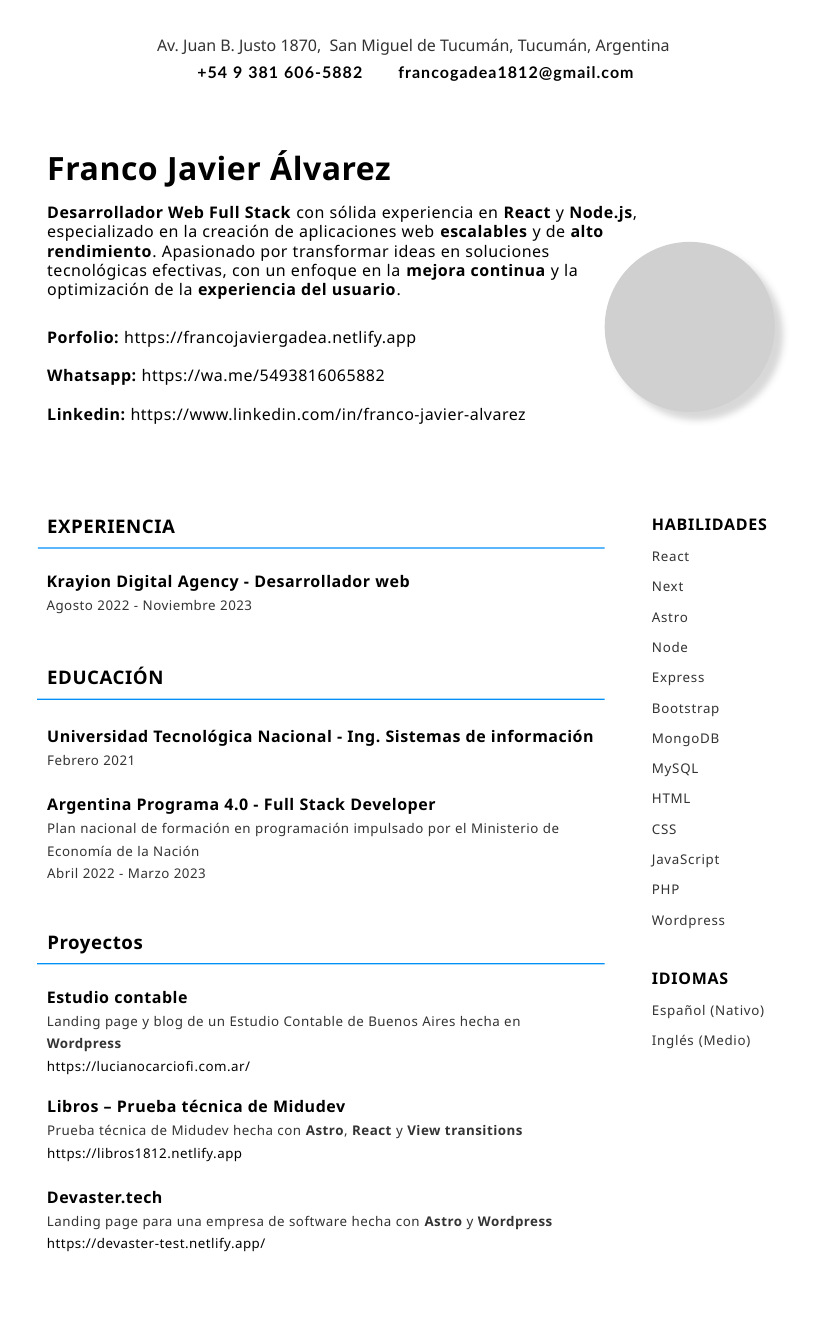
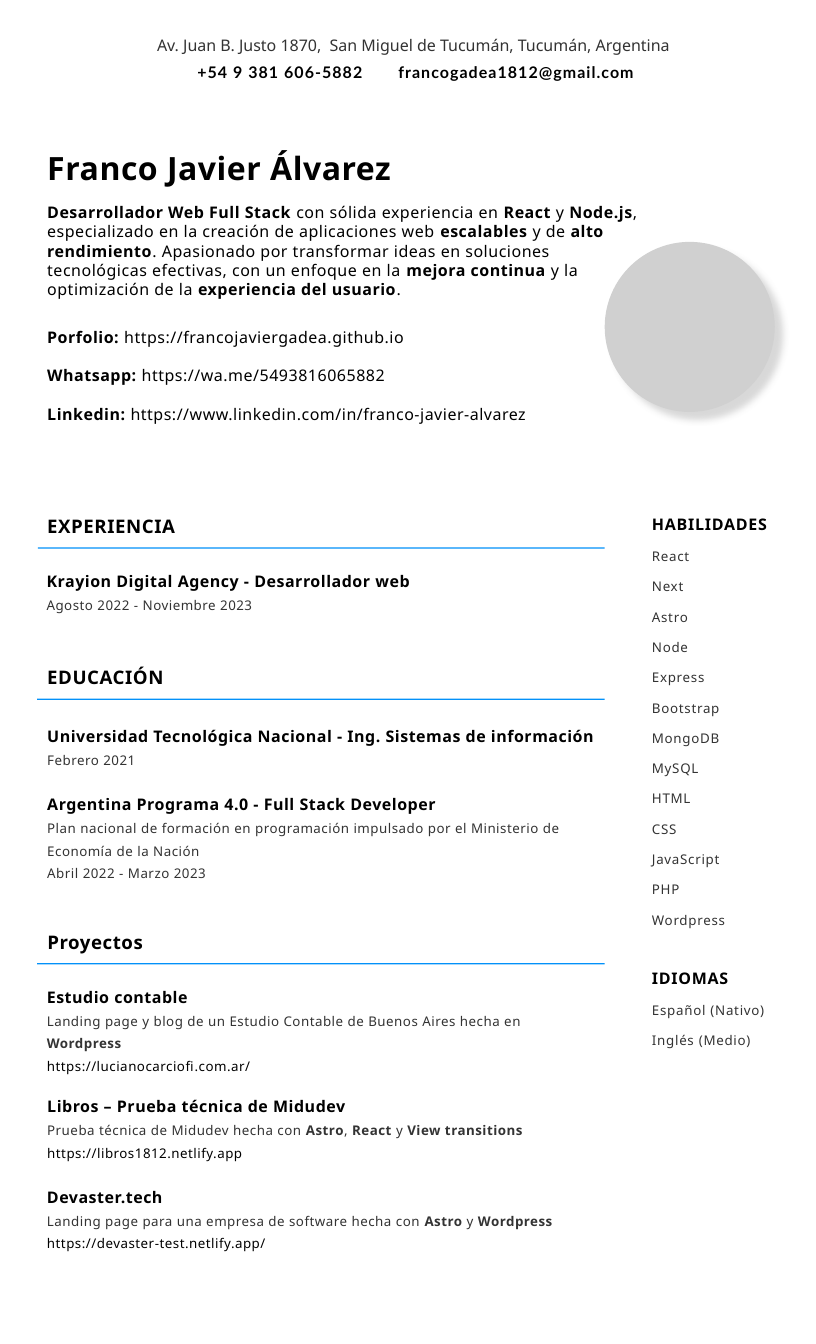
Before and after one commit to FrancoJavierGadea/FrancoJavierGadea.github.io, a slide deck: slide 1 of src/data/Curriculum.odp. Drawn at 816x1344 pixels with LibreOffice and Linux fonts; fonts in the diff are those of the drawing; grey boxes stand for pictures. Boxes give left, top, right and bottom in pixels: in the first picture for what was removed or moved away, otherwise in the second. Text is boxed around its words. In the diff, an @@ line names an element or a change of style, - is before the commit and + after.

```diff
--- a/src/data/Curriculum.odp
+++ b/src/data/Curriculum.odp
@@ text at [47,330,404,347]: text changed @@
-Porfolio: https://francojaviergadea.netlify.app
+Porfolio: https://francojaviergadea.github.io
```
Also in this commit, not shown: 8 other files.
